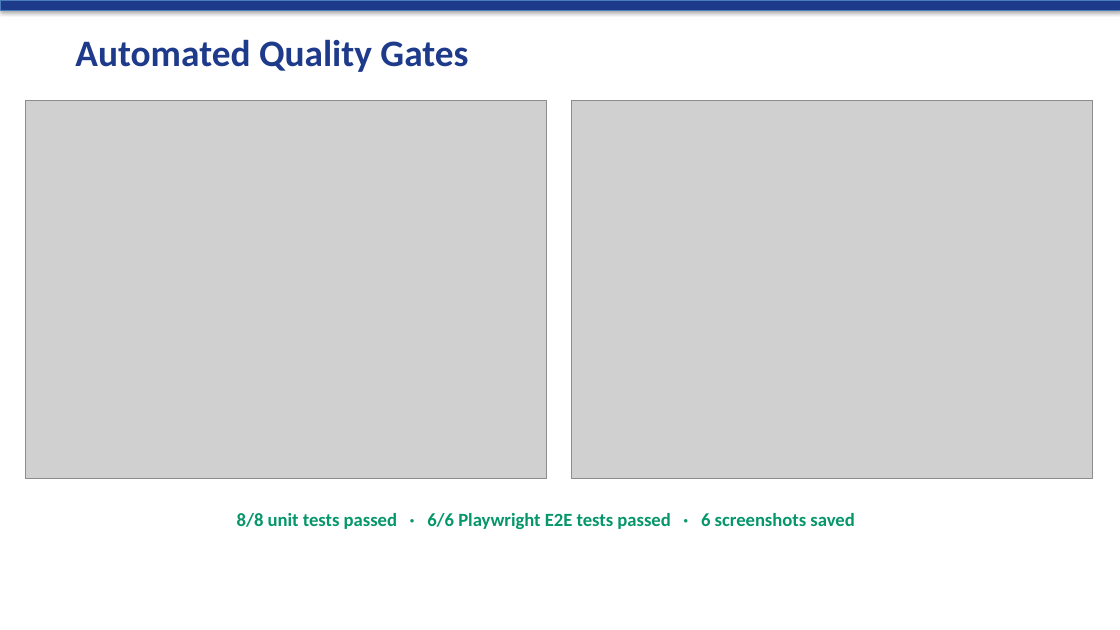
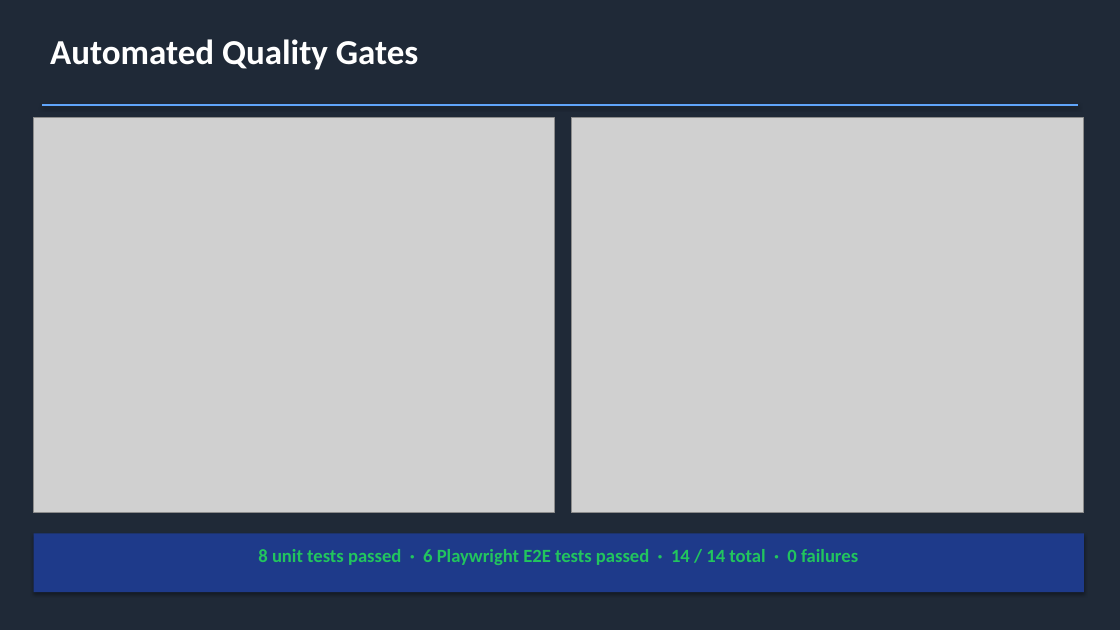
Before and after one commit to heramb-analytics/claude-code-ml-pipeline-20260415-214802, a slide deck: slide 7 of reports/pipeline_presentation.pptx. Drawn at 1120x630 pixels with LibreOffice and Linux fonts; fonts in the diff are those of the drawing; grey boxes stand for pictures. Boxes give left, top, right and bottom in pixels: in the first picture for what was removed or moved away, otherwise in the second. Text is boxed around its words. In the diff, an @@ line names an element or a change of style, - is before the commit and + after.

```diff
--- a/reports/pipeline_presentation.pptx
+++ b/reports/pipeline_presentation.pptx
@@ background #FFFFFF to #1F2937 @@
@@ rectangle removed at (x1=0, y1=0, x2=1120, y2=10) @@
@@ text "Automated Quality Gates" moved from (x1=75, y1=39, x2=468, y2=72) to (x1=50, y1=39, x2=418, y2=70) @@
@@ text "Automated Quality Gates" at (x1=50, y1=39, x2=418, y2=70): size 32 to 30 pt, text colour #1E3A8A to #FFFFFF @@
@@ picture resized from (x1=25, y1=101, x2=546, y2=479) to (x1=34, y1=118, x2=555, y2=513) @@
@@ line added from (42, 105) to (1078, 105), #60A5FA 1.5 pt @@
@@ picture resized from (x1=571, y1=101, x2=1092, y2=479) to (x1=571, y1=118, x2=1084, y2=513) @@
@@ rectangle added at (x1=34, y1=534, x2=1084, y2=592), fill #1E3A8A @@
@@ text at (x1=258, y1=549, x2=858, y2=565): text changed; text colour #059669 to #22C55E @@
-8/8 unit tests passed · 6/6 Playwright E2E tests passed · 6 screenshots saved
+8 unit tests passed · 6 Playwright E2E tests passed · 14 / 14 total · 0 failures
```
Also in this commit, not shown: 2 other slides changed, 5 slides added, 5 slides removed, 1 other file.
